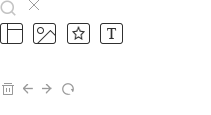
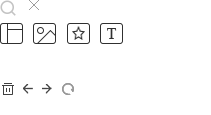
Layer changes from the first 211x115 image to the second:
"arrow-right-line copy 6" (1st of 2): opacity 40% → 73% over [42, 84, 52, 94]
added layer "restart-line copy 6" above "restart-line copy 5" over [62, 83, 74, 95]
added layer "restart-line copy 5" above "restart-line copy 4" over [62, 83, 74, 95]
"delete-bin-6-line copy 4": opacity 100% → 75%, painted on it over [2, 83, 14, 95]
"arrow-right-line copy 6" (2nd of 2): opacity 40% → 73% over [23, 84, 33, 94]
